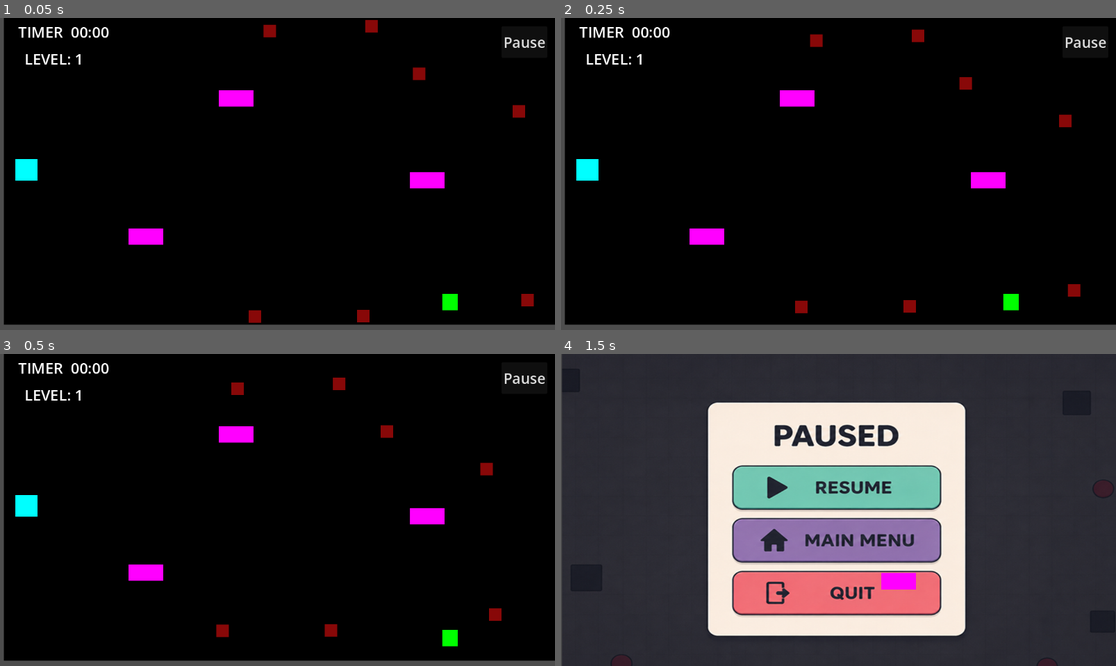
Above: before the commit, frames 1-4 (two rows, left to right).
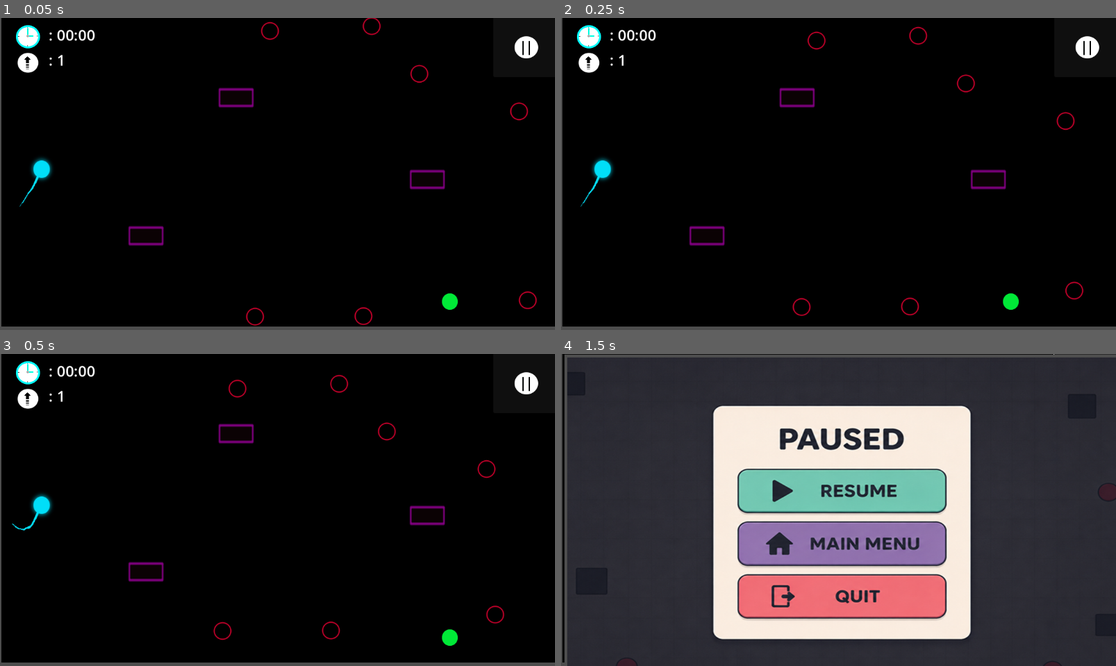
Above: after the commit, the same moments.

Repository: GitProjectAS/DOT-ESCAPE
Game: Godot game, scene res://Scenes/level.tscn
Two runs of this game, one before a commit and one after it. Both use one fixed random seed, a clock stepped at 60 frames per second and the inputs below. This scene is started directly instead of the project's main scene.
Inputs (mouse positions are in pixels of both pictures, inside the frame that each line leads up to; where the layout moved, square brackets give the same spot in the first picture):
- Up to frame 1 (0.05 s): no input
- Up to frame 2 (0.25 s): no input
- Up to frame 3 (0.5 s): no input
- Up to frame 4 (1.5 s): click (1088, 378) [1082, 378] at 0.5 s; hold Right (ui_right) from 1.28 s (still down)

The runs differ from the first frame. In frame 1, 5.1% of the frame differs, in the area x 0-100%, y 0-99%; in frame 2, 5.1%; in frame 3, 5.1%; in frame 4, 14%, in the area x 0-100%, y 0-100%.

Commit message:
Improvising

Diff:
--- a/dot-escape---godot-/Scenes/Enemy Horizontal.tscn
+++ b/dot-escape---godot-/Scenes/Enemy Horizontal.tscn
@@ -1,6 +1,7 @@
 [gd_scene format=3 uid="uid://dr8xm58ngdrdp"]
 
 [ext_resource type="Script" uid="uid://c5irrm8kmwsod" path="res://scripts/enemy_horizontal.gd" id="1_nan33"]
+[ext_resource type="Texture2D" uid="uid://dgmp0jvq2cy6a" path="res://assets/Horizontal Enemy Design - Dot Escape.png" id="2_epcfa"]
 
 [sub_resource type="RectangleShape2D" id="RectangleShape2D_cb60w"]
 size = Vector2(70, 34)
@@ -8,15 +9,13 @@
 [node name="Area2D" type="Area2D" unique_id=1221250160 groups=["horizontal_enemy"]]
 script = ExtResource("1_nan33")
 
-[node name="ColorRect" type="ColorRect" parent="." unique_id=1005851283]
-offset_left = -36.0
-offset_top = -15.0
-offset_right = 36.0
-offset_bottom = 19.0
-color = Color(1, 0, 1, 1)
-
 [node name="CollisionShape2D" type="CollisionShape2D" parent="." unique_id=1049166916]
 position = Vector2(0, 2)
 shape = SubResource("RectangleShape2D_cb60w")
 
+[node name="Sprite2D" type="Sprite2D" parent="." unique_id=1493267392]
+position = Vector2(-0.99999714, -1.999996)
+scale = Vector2(1.078125, 1.6406251)
+texture = ExtResource("2_epcfa")
+
 [connection signal="body_entered" from="." to="." method="_on_body_entered"]
--- a/dot-escape---godot-/Scenes/LevelComplete.tscn
+++ b/dot-escape---godot-/Scenes/LevelComplete.tscn
@@ -78,9 +78,10 @@
 
 [node name="TextureRect" type="TextureRect" parent="." unique_id=1768926986]
 layout_mode = 0
-offset_left = 5.0
-offset_right = 1161.0
-offset_bottom = 648.0
+offset_left = 1.0
+offset_top = 2.0
+offset_right = 1157.0
+offset_bottom = 650.0
 mouse_filter = 2
 texture = ExtResource("2_eqxnh")
 
--- a/dot-escape---godot-/Scenes/PLAYER.tscn
+++ b/dot-escape---godot-/Scenes/PLAYER.tscn
@@ -1,20 +1,72 @@
 [gd_scene format=3 uid="uid://coypbcqkgc6je"]
 
 [ext_resource type="Script" uid="uid://cnw1ocb3hyvgl" path="res://scripts/player.gd" id="1_rpqav"]
+[ext_resource type="Texture2D" uid="uid://bjr4j6aailuqs" path="res://assets/Player animations/frame0000.png" id="2_ksbbd"]
+[ext_resource type="Texture2D" uid="uid://v1v2xmkj1cl3" path="res://assets/Player animations/frame0001.png" id="3_glx4g"]
+[ext_resource type="Texture2D" uid="uid://b0kwuqq1kj7w" path="res://assets/Player animations/frame0002.png" id="4_miouo"]
+[ext_resource type="Texture2D" uid="uid://dc82du6mn2wpo" path="res://assets/Player animations/frame0003.png" id="5_o3h8g"]
+[ext_resource type="Texture2D" uid="uid://hwnn7im3yukj" path="res://assets/Player animations/frame0004.png" id="6_1e7my"]
+[ext_resource type="Texture2D" uid="uid://datrjg6v5j1rl" path="res://assets/Player animations/frame0005.png" id="7_arntx"]
+[ext_resource type="Texture2D" uid="uid://bej864cm30xmf" path="res://assets/Player animations/frame0006.png" id="8_lslt6"]
+[ext_resource type="Texture2D" uid="uid://dut2cf4bdy785" path="res://assets/Player animations/frame0007.png" id="9_ulo2v"]
+[ext_resource type="Texture2D" uid="uid://on3ckovjw4lo" path="res://assets/Player animations/frame0008.png" id="10_1iu4k"]
+[ext_resource type="Texture2D" uid="uid://c7vkoct0gs5hh" path="res://assets/Player animations/frame0009.png" id="11_m0x7a"]
 
 [sub_resource type="CircleShape2D" id="CircleShape2D_qbkls"]
-radius = 22.022715
+radius = 43.289722
+
+[sub_resource type="SpriteFrames" id="SpriteFrames_5v66d"]
+animations = [{
+"frames": [],
+"loop": true,
+"name": &"default",
+"speed": 5.0
+}, {
+"frames": [{
+"duration": 1.0,
+"texture": ExtResource("2_ksbbd")
+}, {
+"duration": 1.0,
+"texture": ExtResource("3_glx4g")
+}, {
+"duration": 1.0,
+"texture": ExtResource("4_miouo")
+}, {
+"duration": 1.0,
+"texture": ExtResource("5_o3h8g")
+}, {
+"duration": 1.0,
+"texture": ExtResource("6_1e7my")
+}, {
+"duration": 1.0,
+"texture": ExtResource("7_arntx")
+}, {
+"duration": 1.0,
+"texture": ExtResource("8_lslt6")
+}, {
+"duration": 1.0,
+"texture": ExtResource("9_ulo2v")
+}, {
+"duration": 1.0,
+"texture": ExtResource("10_1iu4k")
+}, {
+"duration": 1.0,
+"texture": ExtResource("11_m0x7a")
+}],
+"loop": true,
+"name": &"new_animation",
+"speed": 8.0
+}]
 
 [node name="CharacterBody2D" type="CharacterBody2D" unique_id=1593322135]
 script = ExtResource("1_rpqav")
 
-[node name="ColorRect" type="ColorRect" parent="." unique_id=515790110]
-offset_left = -23.0
-offset_top = -22.0
-offset_right = 23.0
-offset_bottom = 23.0
-color = Color(0, 1, 1, 1)
+[node name="CollisionShape2D" type="CollisionShape2D" parent="." unique_id=1879986971]
+shape = SubResource("CircleShape2D_qbkls")
 
-[node name="CollisionShape2D" type="CollisionShape2D" parent="." unique_id=1879986971]
-position = Vector2(0, 1)
-shape = SubResource("CircleShape2D_qbkls")
+[node name="AnimatedSprite2D" type="AnimatedSprite2D" parent="." unique_id=1239863432]
+position = Vector2(-12.000002, 28)
+scale = Vector2(0.9238281, 1.064453)
+sprite_frames = SubResource("SpriteFrames_5v66d")
+animation = &"new_animation"
+autoplay = "new_animation"
--- a/dot-escape---godot-/Scenes/PauseMenu.tscn
+++ b/dot-escape---godot-/Scenes/PauseMenu.tscn
@@ -1,6 +1,6 @@
 [gd_scene format=3 uid="uid://cnly6f4835qfs"]
 
-[ext_resource type="Script" uid="uid://csjte003vq8s8" path="res://Scripts/PauseScene.gd" id="1_lj4oq"]
+[ext_resource type="Script" uid="uid://csjte003vq8s8" path="res://scripts/PauseScene.gd" id="1_lj4oq"]
 [ext_resource type="Texture2D" uid="uid://dfcwnfyknvl08" path="res://assets/Dot Escape - Pause.png" id="2_qwhev"]
 
 [node name="PauseScene" type="Control" unique_id=1020488142]
@@ -33,10 +33,10 @@
 
 [node name="TextureRect" type="TextureRect" parent="." unique_id=1778409827]
 layout_mode = 0
-offset_left = 1.0
-offset_top = -6.0
-offset_right = 1153.0
-offset_bottom = 642.0
+offset_left = 10.0
+offset_top = 9.0
+offset_right = 1162.0
+offset_bottom = 657.0
 mouse_filter = 2
 texture = ExtResource("2_qwhev")
 
--- a/dot-escape---godot-/Scenes/Vertical_enemy.tscn
+++ b/dot-escape---godot-/Scenes/Vertical_enemy.tscn
@@ -1,22 +1,21 @@
 [gd_scene format=3 uid="uid://dtpbrgoxdawcg"]
 
 [ext_resource type="Script" uid="uid://dvp1a0r4goew1" path="res://scripts/vertical_enemy.gd" id="1_lo7gl"]
+[ext_resource type="Texture2D" uid="uid://ct8md4n72e4ji" path="res://assets/Vertical Enemy Design - Dot Escape.png" id="2_fwxt1"]
 
 [sub_resource type="CircleShape2D" id="CircleShape2D_t6s0g"]
-radius = 13.0
+radius = 18.384777
 
 [node name="Area2D" type="Area2D" unique_id=1047996794]
 script = ExtResource("1_lo7gl")
 
-[node name="ColorRect" type="ColorRect" parent="." unique_id=1717622535]
-offset_left = -13.0
-offset_top = -13.0
-offset_right = 13.0
-offset_bottom = 13.0
-color = Color(0.53333336, 0.03137255, 0.03137255, 1)
-
 [node name="CollisionShape2D" type="CollisionShape2D" parent="." unique_id=1818580986]
 shape = SubResource("CircleShape2D_t6s0g")
 
+[node name="Sprite2D" type="Sprite2D" parent="." unique_id=1582355893]
+position = Vector2(-3, -0.50000274)
+scale = Vector2(0.84375, 0.8359375)
+texture = ExtResource("2_fwxt1")
+
 [connection signal="area_entered" from="." to="." method="_on_area_entered"]
 [connection signal="body_entered" from="." to="." method="_on_body_entered"]
--- a/dot-escape---godot-/Scenes/goal.tscn
+++ b/dot-escape---godot-/Scenes/goal.tscn
@@ -1,6 +1,7 @@
 [gd_scene format=3 uid="uid://dhhpj0uksvtxl"]
 
 [ext_resource type="Script" uid="uid://3f1ftyc182i8" path="res://scripts/goal.gd" id="1_paeek"]
+[ext_resource type="Texture2D" uid="uid://27nndgby07st" path="res://assets/Goal Design - Dot Escape.png" id="2_s0pnd"]
 
 [sub_resource type="CircleShape2D" id="CircleShape2D_ax2ce"]
 radius = 16.124516
@@ -8,14 +9,12 @@
 [node name="Area2D" type="Area2D" unique_id=472797888]
 script = ExtResource("1_paeek")
 
-[node name="ColorRect" type="ColorRect" parent="." unique_id=557199081]
-offset_left = -16.0
-offset_top = -17.0
-offset_right = 16.0
-offset_bottom = 17.0
-color = Color(0, 1, 0, 1)
-
 [node name="CollisionShape2D" type="CollisionShape2D" parent="." unique_id=15828112]
 shape = SubResource("CircleShape2D_ax2ce")
 
+[node name="Sprite2D" type="Sprite2D" parent="." unique_id=307975229]
+position = Vector2(-3.500005, -4.999998)
+scale = Vector2(0.8203125, 1)
+texture = ExtResource("2_s0pnd")
+
 [connection signal="body_entered" from="." to="." method="_on_body_entered"]
--- a/dot-escape---godot-/Scenes/level.tscn
+++ b/dot-escape---godot-/Scenes/level.tscn
@@ -6,6 +6,9 @@
 [ext_resource type="PackedScene" uid="uid://dhhpj0uksvtxl" path="res://Scenes/goal.tscn" id="4_81xng"]
 [ext_resource type="Script" uid="uid://bxe6wjo6btiyr" path="res://scripts/vertical_enemy_spawner.gd" id="6_0f350"]
 [ext_resource type="Script" uid="uid://djr285s7g7tsh" path="res://scripts/GameTimer.gd" id="7_8c0lf"]
+[ext_resource type="Texture2D" uid="uid://8bao72xxfp1o" path="res://assets/Pause Icon.png" id="7_754fn"]
+[ext_resource type="Texture2D" uid="uid://fkcykosoywxf" path="res://assets/Level Up ICON .png" id="7_bvt00"]
+[ext_resource type="Texture2D" uid="uid://dtc0n31duufco" path="res://assets/Timer ICON.png" id="7_oqgf2"]
 [ext_resource type="PackedScene" uid="uid://cnly6f4835qfs" path="res://Scenes/PauseMenu.tscn" id="9_oqgf2"]
 
 [sub_resource type="RectangleShape2D" id="RectangleShape2D_tumq0"]
@@ -22,17 +25,6 @@
 
 [sub_resource type="GDScript" id="GDScript_754fn"]
 script/source = "extends Button
-
-
-# Called when the node enters the scene tree for the first time.
-func _ready() -> void:
-	pass # Replace with function body.
-
-
-# Called every frame. 'delta' is the elapsed time since the previous frame.
-func _process(delta: float) -> void:
-	pass
-
 
 func _on_pressed() -> void:
 	$PauseMenu.visible = true
@@ -53,14 +45,13 @@
 position = Vector2(3, -2)
 
 [node name="ColorRect" type="ColorRect" parent="." unique_id=1907976343]
-offset_left = 5.0
-offset_top = -3.0
-offset_right = 1155.0
-offset_bottom = 639.0
+offset_top = 1.0
+offset_right = 1150.0
+offset_bottom = 643.0
 color = Color(0, 0, 0, 1)
 
-[node name="CharacterBody2D" parent="." unique_id=1593322135 instance=ExtResource("1_tumq0")]
-position = Vector2(52, 317)
+[node name="CharacterBody2D" parent="." unique_id=1593322135 groups=["Player"] instance=ExtResource("1_tumq0")]
+position = Vector2(82, 321)
 
 [node name="StaticBody2D" type="StaticBody2D" parent="." unique_id=1408476891]
 position = Vector2(-57, 23)
@@ -135,53 +126,55 @@
 script = ExtResource("7_8c0lf")
 
 [node name="TimerLabel" type="Label" parent="CanvasLayer" unique_id=1930018650]
-offset_left = 30.0
-offset_top = 7.0
-offset_right = 220.0
-offset_bottom = 48.0
+offset_left = 93.0
+offset_top = 13.0
+offset_right = 214.0
+offset_bottom = 57.0
 theme_override_font_sizes/font_size = 31
-text = " TIMER  00:00"
+text = " : 00:00"
+
+[node name="TextureRect" type="TextureRect" parent="CanvasLayer/TimerLabel" unique_id=766635310]
+layout_mode = 0
+offset_left = -96.0
+offset_top = -41.0
+offset_right = 32.0
+offset_bottom = 87.0
+texture = ExtResource("7_oqgf2")
 
 [node name="Timer" type="Timer" parent="CanvasLayer" unique_id=1459085420]
 autostart = true
 
 [node name="LevelLabel" type="Label" parent="CanvasLayer" unique_id=1584730002]
-offset_left = 35.0
-offset_top = 63.0
-offset_right = 221.0
-offset_bottom = 104.0
+offset_left = 93.0
+offset_top = 65.0
+offset_right = 159.0
+offset_bottom = 109.0
 theme_override_font_sizes/font_size = 31
-text = "  LEVEL: 1 "
+text = " : 1 "
+
+[node name="TextureRect" type="TextureRect" parent="CanvasLayer/LevelLabel" unique_id=536610018]
+layout_mode = 0
+offset_left = -96.0
+offset_top = -39.0
+offset_right = 32.0
+offset_bottom = 89.0
+texture = ExtResource("7_bvt00")
 
 [node name="PauseButton" type="Button" parent="CanvasLayer" unique_id=975919535]
-offset_left = 1041.0
-offset_top = 17.0
-offset_right = 1136.0
-offset_bottom = 83.0
+offset_left = 1024.0
+offset_top = -13.0
+offset_right = 1160.0
+offset_bottom = 123.0
 theme_override_font_sizes/font_size = 30
-text = "Pause"
+icon = ExtResource("7_754fn")
 script = SubResource("GDScript_754fn")
 
 [node name="PauseScene" parent="CanvasLayer" unique_id=1020488142 instance=ExtResource("9_oqgf2")]
-offset_left = 5.0
-offset_top = -5.0
-offset_right = 5.0
-offset_bottom = -5.0
-
-[node name="ColorRect" parent="CanvasLayer/PauseScene" index="0" unique_id=1913639648]
-offset_left = 5.0
-offset_top = -3.0
-offset_right = 1151.0
-offset_bottom = 644.0
-
-[node name="TextureRect" parent="CanvasLayer/PauseScene" index="2" unique_id=1778409827]
-offset_left = -3.0
-offset_top = 5.0
-offset_right = 1149.0
-offset_bottom = 653.0
-
-[node name="Area2D" parent="CanvasLayer/PauseScene" unique_id=122216939 instance=ExtResource("2_k5f4k")]
-position = Vector2(696, 475)
+visible = false
+offset_left = 3.0
+offset_top = -2.0
+offset_right = 3.0
+offset_bottom = -2.0
 
 [connection signal="timeout" from="Node2D2/Timer" to="Node2D2" method="_on_timer_timeout"]
 [connection signal="timeout" from="CanvasLayer/Timer" to="CanvasLayer" method="_on_timer_timeout"]
--- a/dot-escape---godot-/scripts/GameData.gd
+++ b/dot-escape---godot-/scripts/GameData.gd
@@ -1,14 +1,4 @@
 extends Node
 
-var completion_time = 0
-var current_level = 1
-
-
-# Called when the node enters the scene tree for the first time.
-func _ready() -> void:
-	pass # Replace with function body.
-
-
-# Called every frame. 'delta' is the elapsed time since the previous frame.
-func _process(delta: float) -> void:
-	pass
+var completion_time: int = 0
+var current_level: int = 1
--- a/dot-escape---godot-/scripts/GameTimer.gd
+++ b/dot-escape---godot-/scripts/GameTimer.gd
@@ -1,29 +1,17 @@
 extends CanvasLayer
-
 var minutes  = 0
 var seconds  = 0
 
-
-# Called when the node enters the scene tree for the first time.
 func _ready() -> void:
 	$PauseScene.visible = false
 
-
-# Called every frame. 'delta' is the elapsed time since the previous frame.
-func _process(delta: float) -> void:
-	pass
-
-
 func _on_timer_timeout() -> void:
 	seconds += 1
-
 	if seconds >= 60:
 		seconds = 0
 		minutes += 1
 	GameData.completion_time = (minutes * 60) + seconds
-
 	$TimerLabel.text = str(minutes) + ":" + str(seconds)
-
 
 func _on_pause_button_pressed() -> void:
 	$PauseScene.visible = true
--- a/dot-escape---godot-/scripts/PauseScene.gd
+++ b/dot-escape---godot-/scripts/PauseScene.gd
@@ -1,20 +1,8 @@
 extends Control
-
-
-# Called when the node enters the scene tree for the first time.
-func _ready() -> void:
-	pass # Replace with function body.
-
-
-# Called every frame. 'delta' is the elapsed time since the previous frame.
-func _process(delta: float) -> void:
-	pass
-
 
 func _on_resume_button_pressed() -> void:
 	get_tree().paused = false
 	visible = false
-
 
 
 func _on_main_menu_pressed() -> void:
--- a/dot-escape---godot-/scripts/enemy_horizontal.gd
+++ b/dot-escape---godot-/scripts/enemy_horizontal.gd
@@ -1,16 +1,4 @@
 extends Area2D
-
-
-
-
-# Called when the node enters the scene tree for the first time.
-func _ready() -> void:
-	pass # Replace with function body.
-
-
-# Called every frame. 'delta' is the elapsed time since the previous frame.
-func _process(delta: float) -> void:
-	pass # Replace with function body.
 
 
 func _on_body_entered(body: Node2D) -> void:
--- a/dot-escape---godot-/scripts/goal.gd
+++ b/dot-escape---godot-/scripts/goal.gd
@@ -1,16 +1,6 @@
 extends Area2D
 
 
-# Called when the node enters the scene tree for the first time.
-func _ready() -> void:
-	pass # Replace with function body.
-
-
-# Called every frame. 'delta' is the elapsed time since the previous frame.
-func _process(delta: float) -> void:
-	pass
-
-
 func _on_body_entered(body: Node2D) -> void:
-	if body.name == "CharacterBody2D":
+	if body.is_in_group("Player"):
 		get_tree().change_scene_to_file("res://Scenes/LevelComplete.tscn")
--- a/dot-escape---godot-/scripts/level_complete.gd
+++ b/dot-escape---godot-/scripts/level_complete.gd
@@ -1,15 +1,8 @@
 extends Control
 
-
-# Called when the node enters the scene tree for the first time.
 func _ready() -> void:
 	$TimerLabel.text = "TIME: " + str(GameData.completion_time)
 	$LevelLabel.text = "LEVEL: " + str(GameData.current_level)
-
-
-# Called every frame. 'delta' is the elapsed time since the previous frame.
-func _process(delta: float) -> void:
-	pass
 
 
 func _on_menu_button_pressed() -> void:
--- a/dot-escape---godot-/scripts/main_screen.gd
+++ b/dot-escape---godot-/scripts/main_screen.gd
@@ -1,12 +1,5 @@
 extends Control
 
-
-# Called when the node enters the scene tree for the first time.
-func _ready() -> void:
-	pass # Replace with function body.
-
-
-# Called every frame. 'delta' is the elapsed time since the previous frame.
 func _process(delta: float) -> void:
 	pass
 
--- a/dot-escape---godot-/scripts/player.gd
+++ b/dot-escape---godot-/scripts/player.gd
@@ -1,16 +1,11 @@
 extends CharacterBody2D
 
-var speed = 300
+@export var speed: float = 300.0
+var spawn_position: Vector2
 
-var spawn_position
-
-
-# Called when the node enters the scene tree for the first time.
 func _ready() -> void:
 	spawn_position = position
 
-
-# Called every frame. 'delta' is the elapsed time since the previous frame.
 func _process(delta: float) -> void:
 	var movement = Vector2(
 		Input.get_axis("ui_left", "ui_right"),
--- a/dot-escape---godot-/scripts/vertical_enemy.gd
+++ b/dot-escape---godot-/scripts/vertical_enemy.gd
@@ -1,19 +1,11 @@
 extends Area2D
 
-@export var horizontal_speed = 150
-@export var vertical_speed = 100
-@export var top_limit = 100
-@export var bottom_limit = 580
-
-
+@export var horizontal_speed: float = 150
+@export var vertical_speed: float = 100
+@export var top_limit: float = 100
+@export var bottom_limit: float = 580
 var direction = 1
 
-# Called when the node enters the scene tree for the first time.
-func _ready() -> void:
-	pass # Replace with function body.
-
-
-# Called every frame. 'delta' is the elapsed time since the previous frame.
 func _process(delta: float) -> void:
 	position.x -= horizontal_speed * delta
 	position.y += vertical_speed * direction * delta
@@ -24,11 +16,9 @@
 	if position.y >= bottom_limit:
 		direction = -1
 
-
 func _on_body_entered(body: Node2D) -> void:
-	if body.name == "CharacterBody2D":
+	if body.is_in_group("Player"):
 		body.position = body.spawn_position
-
 
 func _on_area_entered(area: Area2D) -> void:
 	if area.is_in_group("horizontal_enemy"):
--- a/dot-escape---godot-/scripts/vertical_enemy_spawner.gd
+++ b/dot-escape---godot-/scripts/vertical_enemy_spawner.gd
@@ -1,28 +1,19 @@
 extends Node2D
 
 @export var vertical_enemy_scene: PackedScene
-
-
-# Called when the node enters the scene tree for the first time.
-func _ready() -> void:
-	pass # Replace with function body.
-
-
-# Called every frame. 'delta' is the elapsed time since the previous frame.
-func _process(delta: float) -> void:
-	pass
-
+@export var spawn_x: float = 1100.0
+@export var top_spawn_y: float = 100.0
+@export var bottom_spawn_y: float = 580.0
 
 func _on_timer_timeout() -> void:
 	var enemy = vertical_enemy_scene.instantiate()
 
-	var spawn_y
+	var spawn_y: float
 
 	if randi() % 2 == 0:
-		spawn_y = 100
+		spawn_y = top_spawn_y
 	else:
-		spawn_y = 580
+		spawn_y = bottom_spawn_y
 
-	enemy.position = Vector2(1100, spawn_y)
-
+	enemy.position = Vector2(spawn_x, spawn_y)
 	get_parent().add_child(enemy)
Binary file added: dot-escape---godot-/assets/Goal Design - Dot Escape.png
Not shown, added: dot-escape---godot-/assets/Goal Design - Dot Escape.png.import
Binary file added: dot-escape---godot-/assets/Horizontal Enemy Design - Dot Escape.png
Not shown, added: dot-escape---godot-/assets/Horizontal Enemy Design - Dot Escape.png.import
Binary file added: dot-escape---godot-/assets/Level Up ICON .png
Not shown, added: dot-escape---godot-/assets/Level Up ICON .png.import
Binary file added: dot-escape---godot-/assets/Pause Icon.png
Not shown, added: dot-escape---godot-/assets/Pause Icon.png.import
Binary file added: dot-escape---godot-/assets/Player animations/frame0000.png
Not shown, added: dot-escape---godot-/assets/Player animations/frame0000.png.import
Binary file added: dot-escape---godot-/assets/Player animations/frame0001.png
Not shown, added: dot-escape---godot-/assets/Player animations/frame0001.png.import
(and 20 more such lines)
